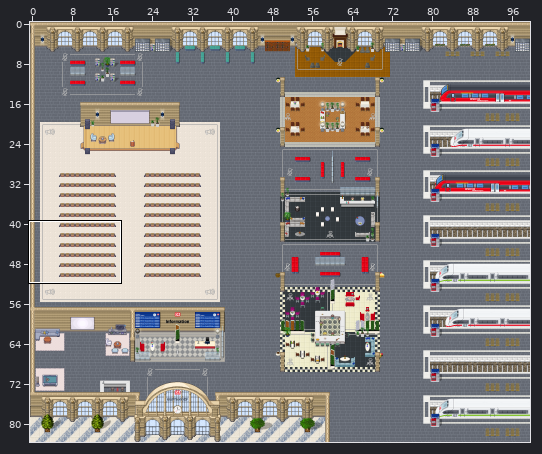
A Tiled map (JSON) gets an edit: map.tmj. The picture above shows the old version from afar; the outline marks the close-up.
Close-up. Earlier state:
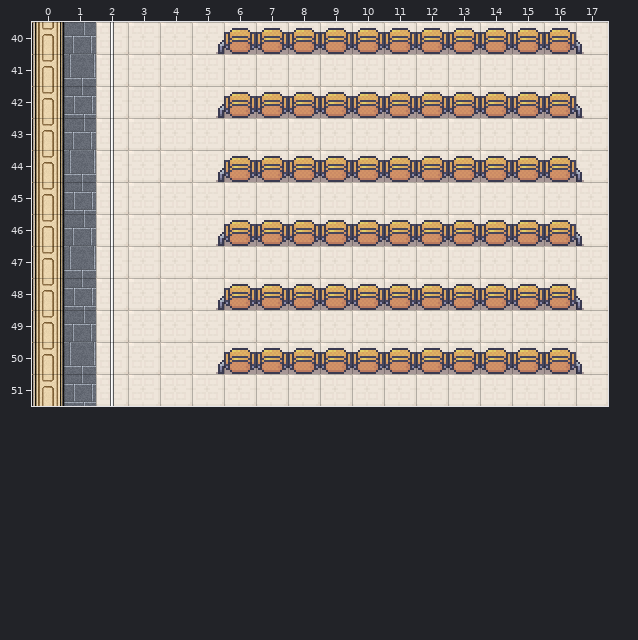
Cells are 32x32 px. Shown: x 0..17, y 40..51. The commit also changed other parts of the map, which this record leaves out.
Now the later version:
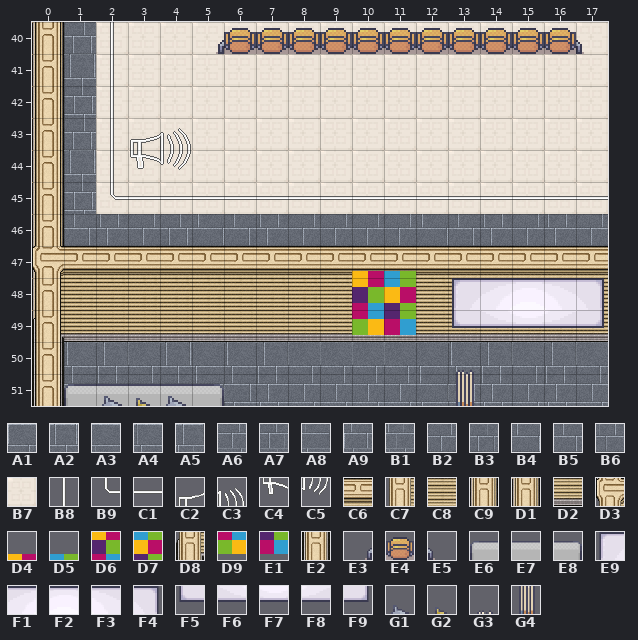
Key: from "Chunk 1": A1 5 turned 90, A2 6 turned 90, A3 7 turned 90, A4 8 turned 90, A5 9 turned 90, A6 12 turned 90, A7 13 turned 90, A8 14 turned 90, A9 15 turned 90, B1 16 turned 90, B2 17 turned 90, B3 18 turned 90, B4 19 turned 90, B5 20 turned 90, B6 21 turned 90, B7 55, B8 213, B9 218, C1 219, C2 234, C3 235, C4 236, C5 237; from "Chunk 2": C6 4, C7 5, C8 6, C9 9, D1 10, D2 11, D3 102, D4 103, D5 104, D6 105, D7 106, D8 107, D9 108, E1 109, E2 110; from "Chunk 3": E3 218, E4 219, E5 220; from "Chunk 4": E6 16, E7 17, E8 18, E9 22, F1 23, F2 24, F3 25, F4 26, F5 42, F6 43, F7 44, F8 45, F9 46, G1 242, G2 243; from "Chunk 5": G3 42, G4 43.
__ is an empty cell, ## one hidden under a higher layer.
Changes in this commit:
Layer "floor":
y 46: x 1..9 B3 ## ## ## ## ## ## ## ## -> B5 B6 B2 B3 B4 B5 B6 B2 B2; x 11 ## -> B2; x 16..17 ## ## -> B6 B2
y 47: x 1 A2 -> ##
y 48: x 1 A7 -> ##
y 49: x 1 B3 -> ##
y 50: x 1..9 A2 ## ## ## ## ## ## ## ## -> A4 A5 A1 A2 A3 A4 A5 A1 A1; x 11 ## -> A1; x 16..17 ## ## -> A5 A1
y 51: x 1..9 A7 ## ## ## ## ## ## ## ## -> A9 B1 A6 A7 A8 A9 B1 A6 A6; x 11 ## -> A6; x 16..17 ## ## -> B1 A6
Layer "floor2":
y 46..51: x 2..17 B7 B7 B7 B7 B7 B7 B7 B7 B7 B7 B7 B7 B7 B7 B7 B7 -> __ __ __ __ __ __ __ __ __ __ __ __ __ __ __ __
Layer "outline":
y 45: x 2..17 B8 __ __ __ __ __ __ __ __ __ __ __ __ __ __ __ -> B9 C1 C1 C1 C1 C1 C1 C1 C1 C1 C1 C1 C1 C1 C1 C1
y 46..51: x 2 B8 -> __
Layer "symbols":
y 43: x 3..4 __ __ -> C2 C3
y 44: x 3..4 __ __ -> C4 C5
Layer "walls":
y 47: x 0..17 D1 __ __ __ __ __ __ __ __ __ __ __ __ __ __ __ __ __ -> C9 C6 C6 C6 C6 C6 C6 C6 C6 C6 C6 C6 C6 C6 C6 C6 C6 C6
y 48: x 1..9 __ __ __ __ __ __ __ __ __ -> C8 C8 C8 C8 C8 C8 C8 C8 C8; x 12..13 __ __ -> C8 C8; x 17 __ -> C8
y 49: x 1..17 __ __ __ __ __ __ __ __ __ __ __ __ __ __ __ __ __ -> D2 D2 D2 D2 D2 D2 D2 D2 D2 D2 D2 D2 D2 D2 D2 D2 D2
Layer "aboveWalls":
y 47: x 0 __ -> D3; x 10..11 __ __ -> D4 D5
y 48: x 0 __ -> C7; x 10..11 __ __ -> D6 D7
y 49: x 0 __ -> D8; x 10..11 __ __ -> D9 E1
y 50..51: x 0 __ -> E2
Layer "furniture":
y 42: x 5..17 E3 E4 E4 E4 E4 E4 E4 E4 E4 E4 E4 E4 E5 -> __ __ __ __ __ __ __ __ __ __ __ __ __
y 44: x 5..17 E3 E4 E4 E4 E4 E4 E4 E4 E4 E4 E4 E4 E5 -> __ __ __ __ __ __ __ __ __ __ __ __ __
y 46: x 5..17 E3 E4 E4 E4 E4 E4 E4 E4 E4 E4 E4 E4 E5 -> __ __ __ __ __ __ __ __ __ __ __ __ __
y 48: x 5..17 E3 E4 E4 E4 E4 E4 E4 E4 E4 E4 E4 E4 E5 -> __ __ __ __ __ __ __ __ E9 F1 F2 F3 F4
y 49: x 13..17 __ __ __ __ __ -> F5 F6 F7 F8 F9
y 50: x 5..17 E3 E4 E4 E4 E4 E4 E4 E4 E4 E4 E4 E4 E5 -> __ __ __ __ __ __ __ __ G3 __ __ __ __
y 51: x 1..5 __ __ __ __ __ -> E6 E7 E7 E7 E8; x 13 __ -> G4
Layer "aboveFurniture":
y 51: x 2..4 __ __ __ -> G1 G2 G1
